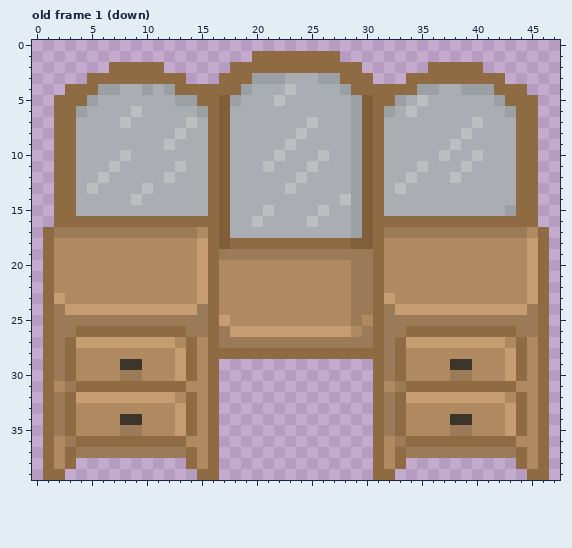
Pixel-art file: art/furniture/oak/oak_vanity.aseprite. That is the earlier state.
48x40 pixels, 1 frame. Shown: old frame 1 (down).
After:
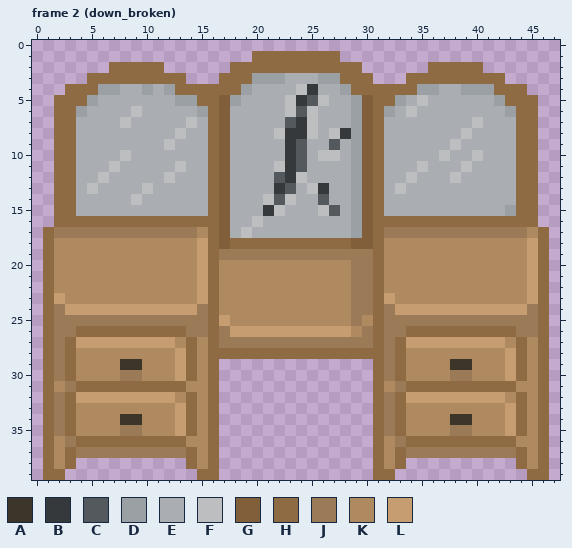
Palette (. is transparent): A #3c362a  B #35393c  C #53595d  D #9ba0a5  E #aaaeb2  F #bcbec0  G #815f3a  H #8f6b44  J #9a7a57  K #af895f  L #c59d70
A new or re-ordered frame is compared with the old frame closest to it.
From the commit log: makes vanity breakable
The exact change:
frames 1 -> 2
Frame 2 (down_broken) is new; against old frame 1 (down):
Colour E becomes colour B in row 4 at x 25; in row 5 at x 24; in row 7 at x 24; in row 8 at x 23 and 28; in rows 10 to 12 at x 23; in row 13 at x 22 and 26.
Colour F becomes colour B in row 8 at x 24; in row 9 at x 23; in row 15 at x 21.
Colour E becomes colour C in row 5 at x 25; in row 6 at x 24; in row 7 at x 23; in row 9 at x 24 and 27; in rows 10 to 11 at x 24; in row 12 at x 22.
Colour E becomes colour C in row 14 at x 22 and 26; in row 15 at x 27.
Colour F becomes colour C in row 13 at x 23.
Colour F becomes colour E in row 4 at x 23; in row 5 at x 22; in row 10 at x 22; in row 11 at x 21 and 25; in row 14 at x 28; in row 16 at x 25.
Colour E becomes colour F in row 4 at x 24; in row 5 at x 23 and 26; in row 6 at x 23 and 25; in row 8 at x 22, 25 and 27; in row 10 at x 27; in row 11 at x 22.
Colour E becomes colour F in row 13 at x 25; in row 14 at x 21 and 23; in row 15 at x 22; in row 17 at x 19.
